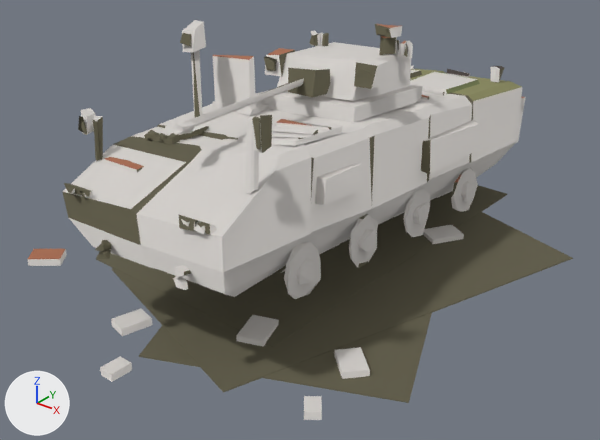
The FBX model entregas/teo-modelado/restos-k8-7nov/SM_RestosDragon_v4_LOD0.fbx as it was, and as the next commit left it.
One viewpoint serves both versions: a 50 mm lens placed at (7.45, -9.94, 6.64), pointed at (-0.01, -0.6, 0.85). The axes (+X, +Y, +Z) are drawn at lower left. The lights are the same throughout. The older version comes first. Where no turn or scale is listed for an object, it has been applied to the vertices.

Objects in the first picture: 'SM_bloques.restos_dragon_v4_LOD0'.
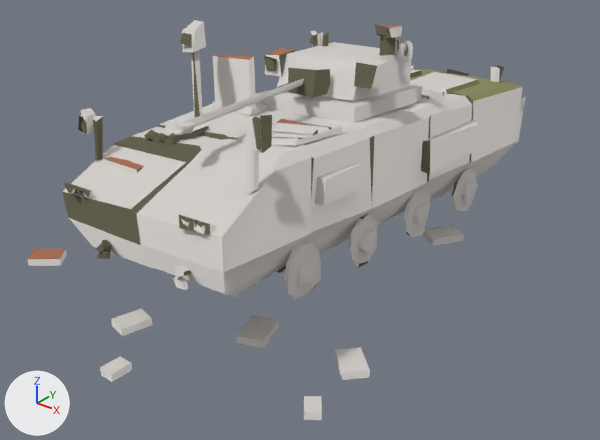
What differs and where, as boxes [x1, y1, x2, y2] in the pictures (600 x 440 px):
'SM_bloques.restos_dragon_v4_LOD0', reshaped (9% narrower): before [27, 20, 573, 420]; after [27, 20, 526, 420]
part 1 of me_sm_bloques_restos_dragon_v4_lod0_001, deleted (brown): before [139, 312, 432, 403]
part 2 of me_sm_bloques_restos_dragon_v4_lod0_001, deleted (brown): before [112, 212, 573, 393]
part 3 of me_sm_bloques_restos_dragon_v4_lod0_001, deleted: before [96, 185, 507, 347]

The edits, one by one:
me_sm_bloques_restos_dragon_v4_lod0_001 is used by ob_sm_bloques_restos_dragon_v4_lod0; location (0.0, 0.0, 0.0).
me_sm_bloques_restos_dragon_v4_lod0_001 had 1156 vertices, 1161 faces and spanned x -3.76..3.37, y -4.54..4.44, z 0.0..3.93.
me_sm_bloques_restos_dragon_v4_lod0_001 now has 1132 vertices, 1143 faces and spans x -3.76..2.6, y -4.54..4.44, z 0.0..3.93.
me_sm_bloques_restos_dragon_v4_lod0_001 part 1: the loose piece of 8 vertices spanning x -2.65..3.26, y -3.95..3.37, z 0.0..0.02 is deleted.
me_sm_bloques_restos_dragon_v4_lod0_001 part 2: the loose piece of 8 vertices spanning x -2.33..3.37, y -3.81..3.63, z 0.01..0.03 is deleted.
me_sm_bloques_restos_dragon_v4_lod0_001 part 3: the loose piece of 8 vertices spanning x -2.79..1.36, y -2.67..4.25, z 0.02..0.04 is deleted.
